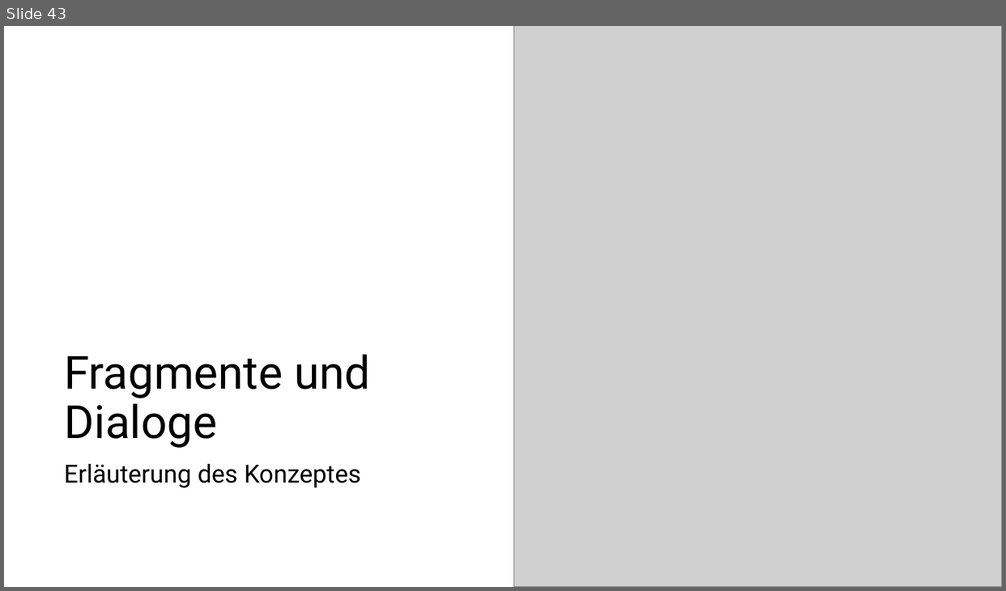
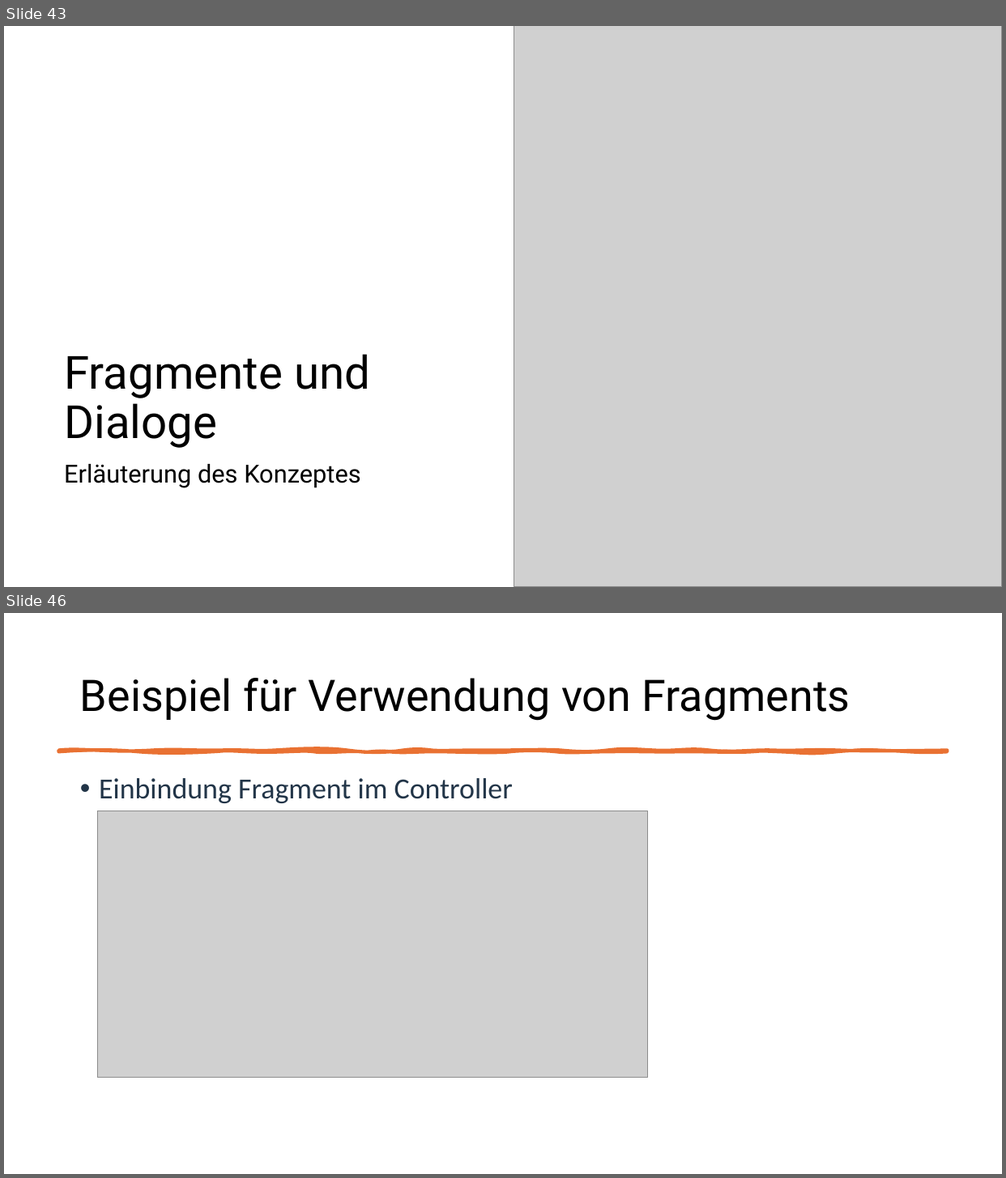
Before and after one commit to MatLange/SAPTraining, a slide deck: Tag02_SAPUI5-Fiori_DE.pptx. Shown one above the other, each under a label of ours: slide 43 before the commit, slides 43 and 46 after it; the slides between them are not shown. The pictures are 1006x591 and 1006x1178 pixels, drawn with LibreOffice and Linux fonts; fonts in the diff are those of the drawing; grey boxes stand for pictures. Boxes give left, top, right and bottom in pixels: in the first picture for what was removed or moved away, otherwise in the second. Text is boxed around its words. In the diff, an @@ line names an element or a change of style, - is before the commit and + after.

```diff
--- a/Tag02_SAPUI5-Fiori_DE.pptx
+++ b/Tag02_SAPUI5-Fiori_DE.pptx
@@ slide 46 added at (x1=4, y1=613, x2=1002, y2=1174), background #FFFFFF @@
@@ title added at (x1=80, y1=678, x2=850, y2=721), 42 pt, text #000000 @@
+Beispiel für Verwendung von Fragments
@@ freeform shape added at (x1=58, y1=750, x2=948, y2=752), fill #E97132, outline #E97132 3.25 pt @@
@@ text added at (x1=99, y1=778, x2=513, y2=803), 28 pt, text #223548 @@
+• Einbindung Fragment im Controller
@@ picture added at (x1=98, y1=811, x2=649, y2=1077) @@
```
Also in this commit, not shown: 8 other slides added, 3 other files.
